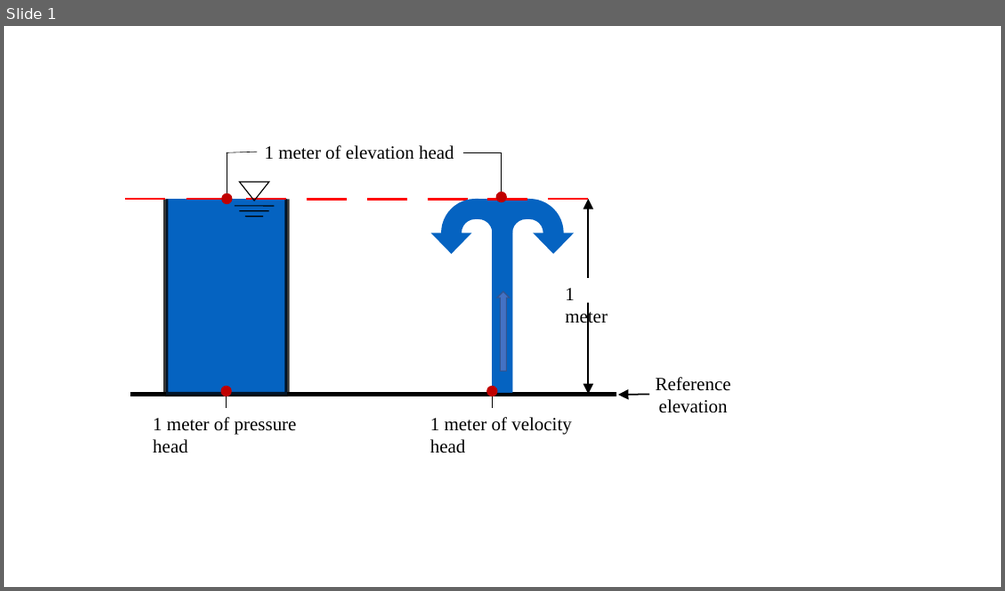
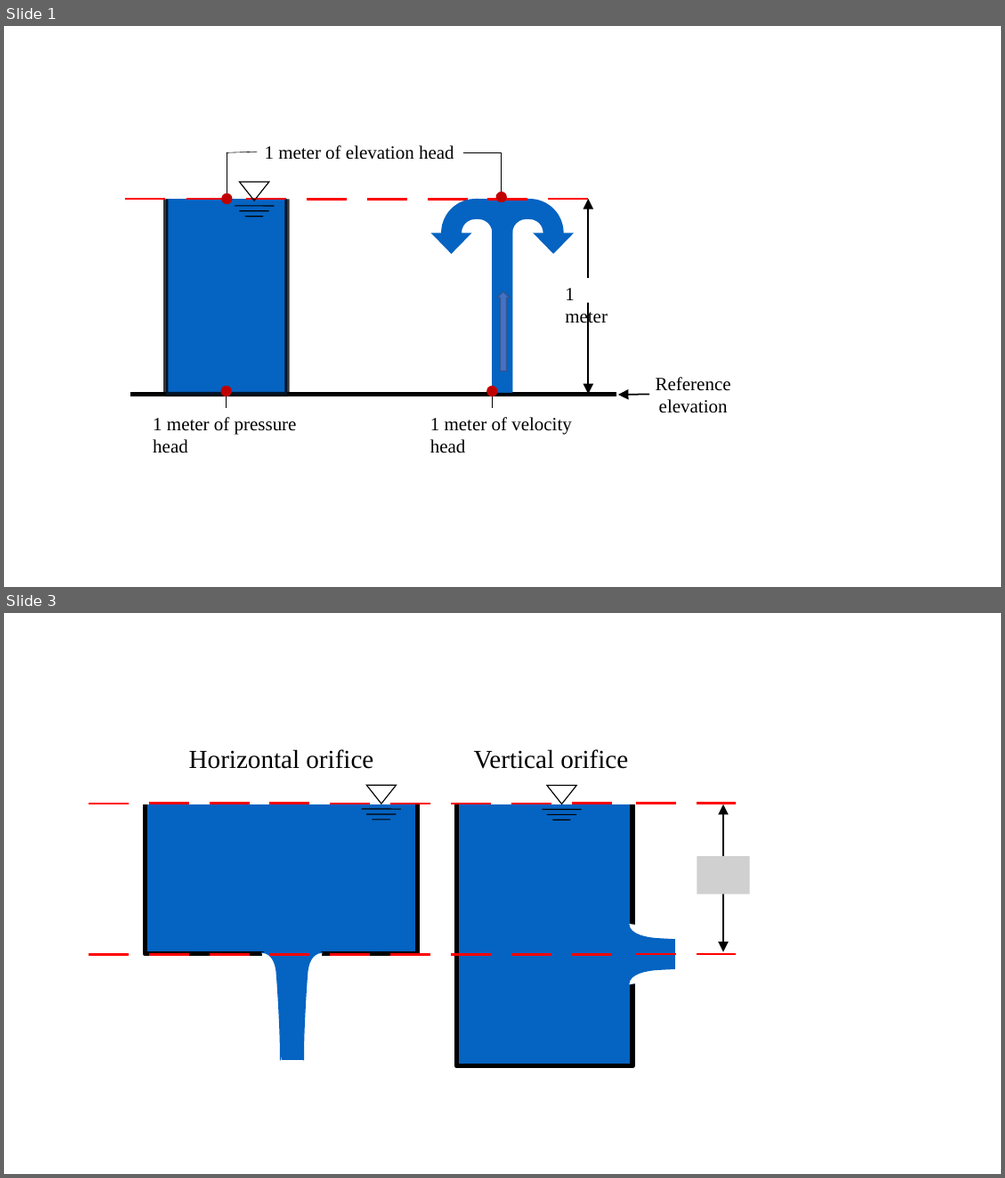
Before and after one commit to CEE-4540/python-tutorial-juandirection, a slide deck: AguaClara Water Treatment Plant Design/Summary Sheets/Diagrams.pptx. Shown one above the other, each under a label of ours: slide 1 before the commit, slides 1 and 3 after it; the slides between them are not shown. The pictures are 1005x591 and 1005x1178 pixels, drawn with LibreOffice and Linux fonts; fonts in the diff are those of the drawing; grey boxes stand for pictures. Boxes give left, top, right and bottom in pixels: in the first picture for what was removed or moved away, otherwise in the second. Text is boxed around its words. In the diff, an @@ line names an element or a change of style, - is before the commit and + after.

```diff
--- a/AguaClara Water Treatment Plant Design/Summary Sheets/Diagrams.pptx
+++ b/AguaClara Water Treatment Plant Design/Summary Sheets/Diagrams.pptx
@@ slide 3 added at (x1=4, y1=613, x2=1001, y2=1174), background #FFFFFF @@
@@ group added at (x1=89, y1=749, x2=792, y2=1066): 28 lines, 8 freeform shapes, 2 texts, 2 triangles, 1 rectangle, 1 double arrow, 1 picture @@
+Horizontal orifice
+Vertical orifice
```
Also in this commit, not shown: 1 slide changed, 1 other slide added, 5 other files.
